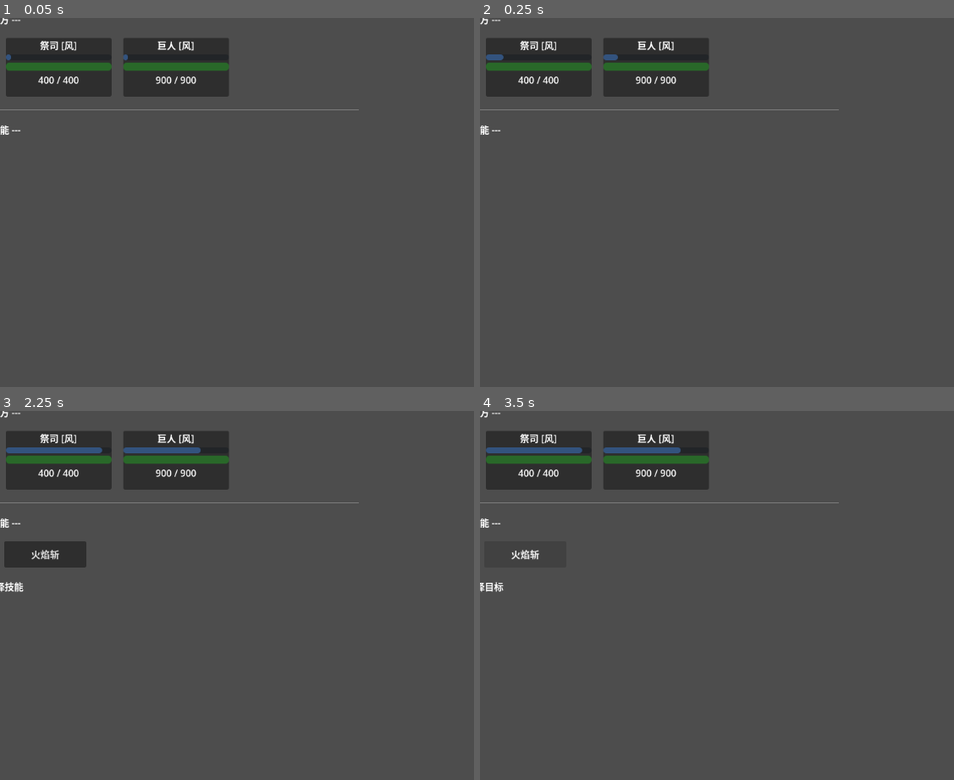
Above: before the commit, frames 1-4 (two rows, left to right).
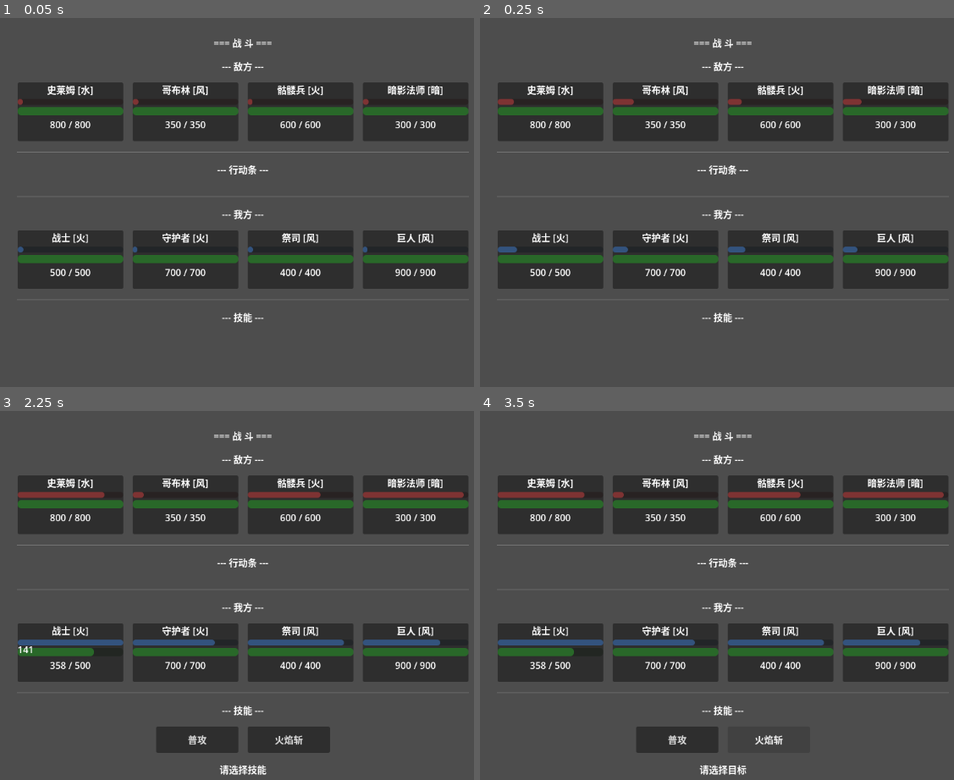
Above: after the commit, the same moments.

Repository: amazlothar/mxs
Game: Godot game, scene res://scenes/battle/battle_scene.tscn
The game is run twice, just before and just after one commit, with the same random seed, the same clock (stepped at 60 frames per second) and the same inputs.
Inputs (mouse positions are in pixels of both pictures, inside the frame that each line leads up to):
- Up to frame 1 (0.05 s): no input
- Up to frame 2 (0.25 s): no input
- Up to frame 3 (2.25 s): move the mouse to (outside the picture) at 0.52 s; click (outside the picture) at 0.67 s; move the mouse to (203, 621) at 1.27 s; click (203, 621) at 1.42 s; tap Enter at 2 s; move the mouse to (407, 518) at 2.02 s; click (407, 518) at 2.17 s
- Up to frame 4 (3.5 s): click "火焰斩" at 2.75 s

The runs differ from the first frame. In frame 1, 32% of the frame differs, in the area x 0-99%, y 0-83%; in frame 2, 32%; in frame 3, 36%, in the area x 0-99%, y 0-99%; in frame 4, 34%.

Commit message:
fix: UI 改为全代码构建，不再依赖 tscn 节点树

Diff:
--- a/scenes/battle/battle_scene.tscn
+++ b/scenes/battle/battle_scene.tscn
@@ -11,100 +11,4 @@
 script = ExtResource("2")
 
 [node name="BattleUI" type="Control" parent="."]
-custom_minimum_size = Vector2(1280, 720)
-anchors_preset = 15
-anchor_right = 1.0
-anchor_bottom = 1.0
-grow_horizontal = 2
-grow_vertical = 2
-size_flags_horizontal = 3
-size_flags_vertical = 3
 script = ExtResource("3")
-
-[node name="MarginContainer" type="MarginContainer" parent="BattleUI"]
-layout_mode = 1
-anchors_preset = 15
-anchor_right = 1.0
-anchor_bottom = 1.0
-grow_horizontal = 2
-grow_vertical = 2
-size_flags_horizontal = 3
-size_flags_vertical = 3
-theme_override_constants/margin_left = 30
-theme_override_constants/margin_top = 30
-theme_override_constants/margin_right = 30
-theme_override_constants/margin_bottom = 30
-
-[node name="VBoxContainer" type="VBoxContainer" parent="BattleUI/MarginContainer"]
-layout_mode = 1
-anchors_preset = 15
-anchor_right = 1.0
-anchor_bottom = 1.0
-grow_horizontal = 2
-grow_vertical = 2
-size_flags_horizontal = 3
-size_flags_vertical = 3
-theme_override_constants/separation = 20
-
-[node name="TitleLabel" type="Label" parent="BattleUI/MarginContainer/VBoxContainer"]
-layout_mode = 2
-text = "=== 战斗 ==="
-horizontal_alignment = 1
-
-[node name="EnemyLabel" type="Label" parent="BattleUI/MarginContainer/VBoxContainer"]
-layout_mode = 2
-text = "--- 敌方 ---"
-horizontal_alignment = 1
-
-[node name="EnemyContainer" type="HBoxContainer" parent="BattleUI/MarginContainer/VBoxContainer"]
-layout_mode = 2
-size_flags_horizontal = 3
-theme_override_constants/separation = 20
-alignment = 1
-
-[node name="HSeparator1" type="HSeparator" parent="BattleUI/MarginContainer/VBoxContainer"]
-layout_mode = 2
-
-[node name="ATBLabel" type="Label" parent="BattleUI/MarginContainer/VBoxContainer"]
-layout_mode = 2
-text = "--- 行动条 ---"
-horizontal_alignment = 1
-
-[node name="ATBBar" type="HBoxContainer" parent="BattleUI/MarginContainer/VBoxContainer"]
-layout_mode = 2
-size_flags_horizontal = 3
-theme_override_constants/separation = 10
-alignment = 1
-
-[node name="HSeparator2" type="HSeparator" parent="BattleUI/MarginContainer/VBoxContainer"]
-layout_mode = 2
-
-[node name="PlayerLabel" type="Label" parent="BattleUI/MarginContainer/VBoxContainer"]
-layout_mode = 2
-text = "--- 我方 ---"
-horizontal_alignment = 1
-
-[node name="PlayerContainer" type="HBoxContainer" parent="BattleUI/MarginContainer/VBoxContainer"]
-layout_mode = 2
-size_flags_horizontal = 3
-theme_override_constants/separation = 20
-alignment = 1
-
-[node name="HSeparator3" type="HSeparator" parent="BattleUI/MarginContainer/VBoxContainer"]
-layout_mode = 2
-
-[node name="SkillBarLabel" type="Label" parent="BattleUI/MarginContainer/VBoxContainer"]
-layout_mode = 2
-text = "--- 技能 ---"
-horizontal_alignment = 1
-
-[node name="SkillBar" type="HBoxContainer" parent="BattleUI/MarginContainer/VBoxContainer"]
-layout_mode = 2
-size_flags_horizontal = 3
-theme_override_constants/separation = 15
-alignment = 1
-
-[node name="TargetHint" type="Label" parent="BattleUI/MarginContainer/VBoxContainer"]
-layout_mode = 2
-text = ""
-horizontal_alignment = 1
--- a/scripts/ui/battle_ui.gd
+++ b/scripts/ui/battle_ui.gd
@@ -1,15 +1,89 @@
 extends Control
 
-@onready var enemy_container: HBoxContainer = $MarginContainer/VBoxContainer/EnemyContainer
-@onready var player_container: HBoxContainer = $MarginContainer/VBoxContainer/PlayerContainer
-@onready var atb_bar_container: HBoxContainer = $MarginContainer/VBoxContainer/ATBBar
-@onready var skill_bar: HBoxContainer = $MarginContainer/VBoxContainer/SkillBar
-@onready var target_hint: Label = $MarginContainer/VBoxContainer/TargetHint
+var enemy_container: HBoxContainer
+var player_container: HBoxContainer
+var atb_bar_container: HBoxContainer
+var skill_bar: HBoxContainer
+var target_hint: Label
 
 var battle_manager: BattleManager
 var _current_unit: Unit = null
 var _selected_skill: SkillData = null
 var _unit_cards: Dictionary = {}
+
+func _ready() -> void:
+	anchors_preset = Control.PRESET_FULL_RECT
+	anchor_right = 1.0
+	anchor_bottom = 1.0
+	size_flags_horizontal = Control.SIZE_EXPAND_FILL
+	size_flags_vertical = Control.SIZE_EXPAND_FILL
+
+	var margin := MarginContainer.new()
+	margin.set_anchors_preset(Control.PRESET_FULL_RECT)
+	margin.anchor_right = 1.0
+	margin.anchor_bottom = 1.0
+	margin.size_flags_horizontal = Control.SIZE_EXPAND_FILL
+	margin.size_flags_vertical = Control.SIZE_EXPAND_FILL
+	margin.add_theme_constant_override("margin_left", 30)
+	margin.add_theme_constant_override("margin_top", 30)
+	margin.add_theme_constant_override("margin_right", 30)
+	margin.add_theme_constant_override("margin_bottom", 30)
+	add_child(margin)
+
+	var vbox := VBoxContainer.new()
+	vbox.set_anchors_preset(Control.PRESET_FULL_RECT)
+	vbox.anchor_right = 1.0
+	vbox.anchor_bottom = 1.0
+	vbox.size_flags_horizontal = Control.SIZE_EXPAND_FILL
+	vbox.size_flags_vertical = Control.SIZE_EXPAND_FILL
+	vbox.add_theme_constant_override("separation", 16)
+	margin.add_child(vbox)
+
+	vbox.add_child(_make_label("=== 战 斗 ===", HORIZONTAL_ALIGNMENT_CENTER))
+
+	vbox.add_child(_make_label("--- 敌方 ---", HORIZONTAL_ALIGNMENT_CENTER))
+	enemy_container = _make_hbox()
+	vbox.add_child(enemy_container)
+
+	vbox.add_child(_make_separator())
+
+	vbox.add_child(_make_label("--- 行动条 ---", HORIZONTAL_ALIGNMENT_CENTER))
+	atb_bar_container = _make_hbox()
+	vbox.add_child(atb_bar_container)
+
+	vbox.add_child(_make_separator())
+
+	vbox.add_child(_make_label("--- 我方 ---", HORIZONTAL_ALIGNMENT_CENTER))
+	player_container = _make_hbox()
+	vbox.add_child(player_container)
+
+	vbox.add_child(_make_separator())
+
+	vbox.add_child(_make_label("--- 技能 ---", HORIZONTAL_ALIGNMENT_CENTER))
+	skill_bar = _make_hbox()
+	vbox.add_child(skill_bar)
+
+	target_hint = _make_label("", HORIZONTAL_ALIGNMENT_CENTER)
+	vbox.add_child(target_hint)
+
+func _make_label(text: String, align: HorizontalAlignment) -> Label:
+	var lbl := Label.new()
+	lbl.text = text
+	lbl.horizontal_alignment = align
+	lbl.size_flags_horizontal = Control.SIZE_EXPAND_FILL
+	return lbl
+
+func _make_hbox() -> HBoxContainer:
+	var hbox := HBoxContainer.new()
+	hbox.alignment = BoxContainer.ALIGNMENT_CENTER
+	hbox.add_theme_constant_override("separation", 16)
+	hbox.size_flags_horizontal = Control.SIZE_EXPAND_FILL
+	return hbox
+
+func _make_separator() -> HSeparator:
+	var sep := HSeparator.new()
+	sep.size_flags_horizontal = Control.SIZE_EXPAND_FILL
+	return sep
 
 func setup(bm: BattleManager) -> void:
 	battle_manager = bm
@@ -28,6 +102,7 @@
 func _create_unit_card(unit: Unit) -> PanelContainer:
 	var panel := PanelContainer.new()
 	panel.custom_minimum_size = Vector2(180, 100)
+	panel.size_flags_horizontal = Control.SIZE_EXPAND_FILL
 
 	var card := VBoxContainer.new()
 	card.add_theme_constant_override("separation", 4)
Not shown, changed: docs/communication_log.md
